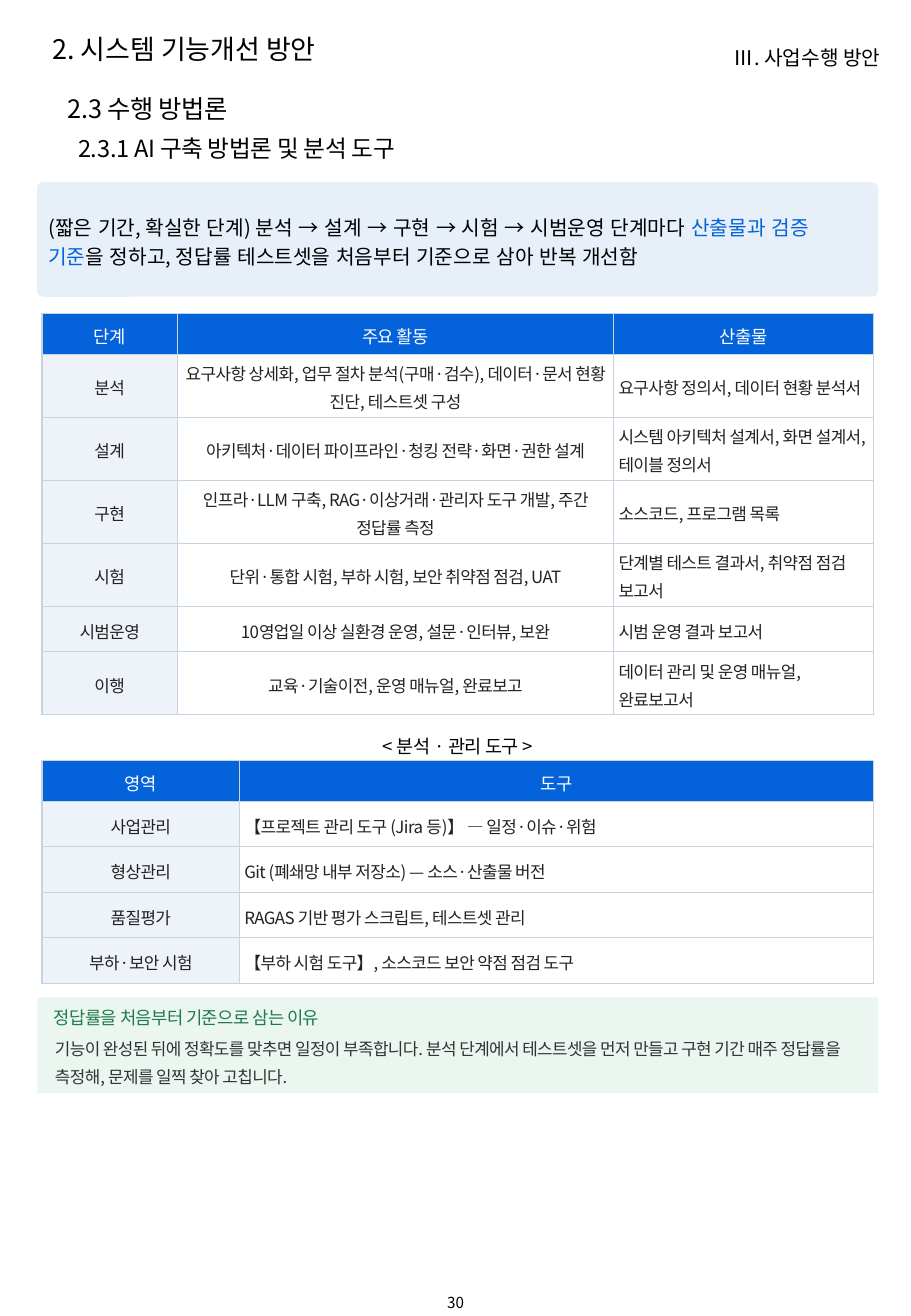
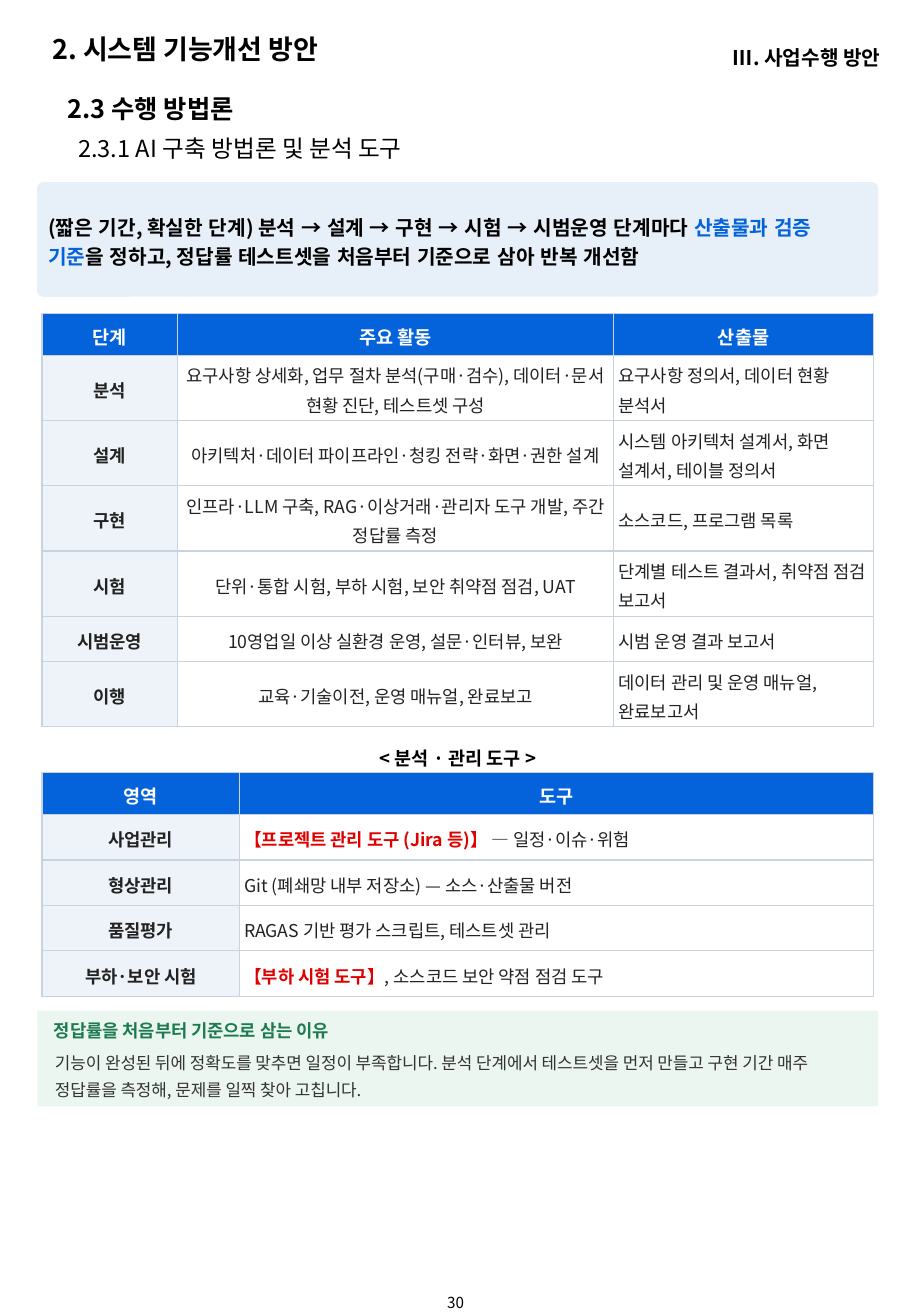
Before and after one commit to hwangsteeve-tech/hbjw, a slide deck: slide 30 of proposals/2026-08_kribb-ai-platform/kribb_proposal.pptx. Drawn at 911x1316 pixels with LibreOffice and Linux fonts; fonts in the diff are those of the drawing; background and template pictures are left out. Boxes give left, top, right and bottom in pixels: in the first picture for what was removed or moved away, otherwise in the second. Text is boxed around its words. In the diff, an @@ line names an element or a change of style, - is before the commit and + after.

```diff
--- a/proposals/2026-08_kribb-ai-platform/kribb_proposal.pptx
+++ b/proposals/2026-08_kribb-ai-platform/kribb_proposal.pptx
@@ text "2.3 수행 방법론" at (x1=68, y1=96, x2=234, y2=121): letter spacing -0.2 to 0 pt, bold on @@
@@ text "2.3.1 AI 구축 방법론 및 ..." at (x1=78, y1=137, x2=401, y2=159): letter spacing -0.2 to 0 pt @@
@@ bold on in 3 elements at (x1=52, y1=36, x2=319, y2=62), (x1=733, y1=48, x2=880, y2=67), (x1=38, y1=182, x2=878, y2=296) @@
@@ table at (x1=43, y1=313, x2=873, y2=728) @@
@@ size 10.5 to 11 pt in "단계", "주요 활동", "산출물" @@
@@ letter spacing -0.3 to 0 pt, size 10 to 10.5 pt @@
@@ bold on in "단계", "주요 활동", "산출물", "분석" and 5 more places @@
@@ text "< 분석 · 관리 도구 ..." moved from (x1=397, y1=737, x2=519, y2=755) to (x1=395, y1=749, x2=521, y2=767) @@
@@ text "< 분석 · 관리 도구 ..." at (x1=395, y1=749, x2=521, y2=767): letter spacing -0.3 to 0 pt, bold on @@
@@ table at (x1=43, y1=773, x2=875, y2=996) @@
@@ size 10.5 to 11 pt in "영역", "도구" @@
@@ letter spacing -0.3 to 0 pt, size 10 to 10.5 pt @@
@@ bold on in "영역", "도구", "사업관리", "【프로젝트 관리 도구 (Jira 등)】" and 4 more places @@
@@ text colour #222222 to #E00000 in "【프로젝트 관리 도구 (Jira 등)】", "【부하 시험 도구】," @@
@@ 2 texts, 1 table, 1 rectangle moved together from (x1=38, y1=760, x2=879, y2=1093) to (x1=38, y1=773, x2=879, y2=1107) @@
@@ text "정답률을 처음부터 기준으로 삼는 이유" at (x1=54, y1=1022, x2=329, y2=1039): letter spacing -0.3 to 0 pt, bold on @@
@@ text "기능이 완성된 뒤에 정확도를 맞추면 ..." at (x1=55, y1=1055, x2=808, y2=1099): letter spacing -0.3 to 0 pt @@
```
Also in this commit, not shown: 42 other slides changed, 19 other files.
